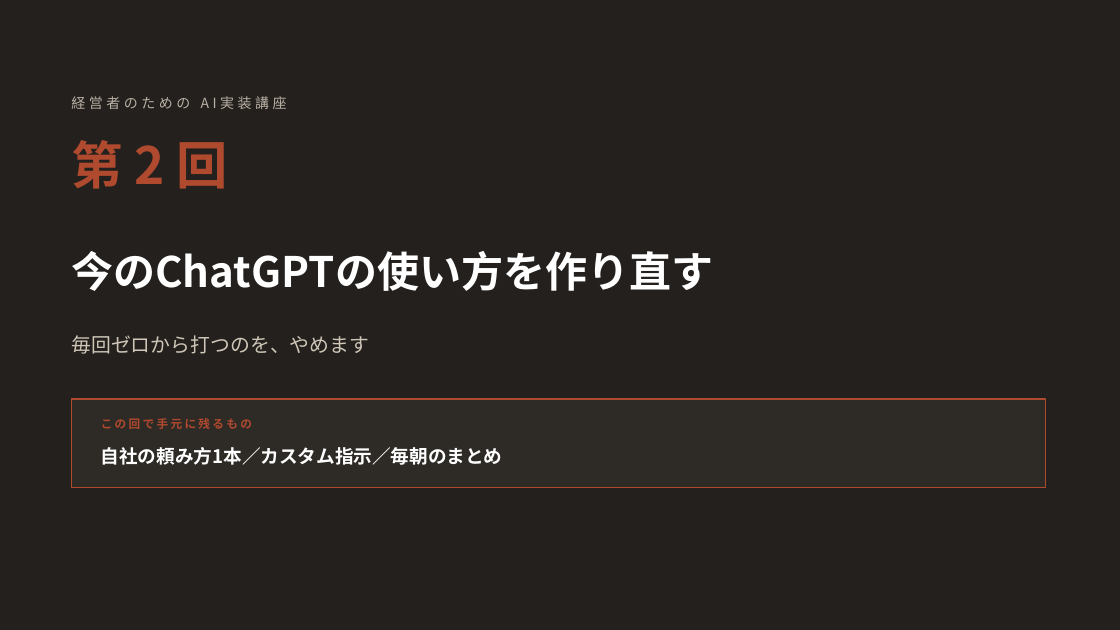
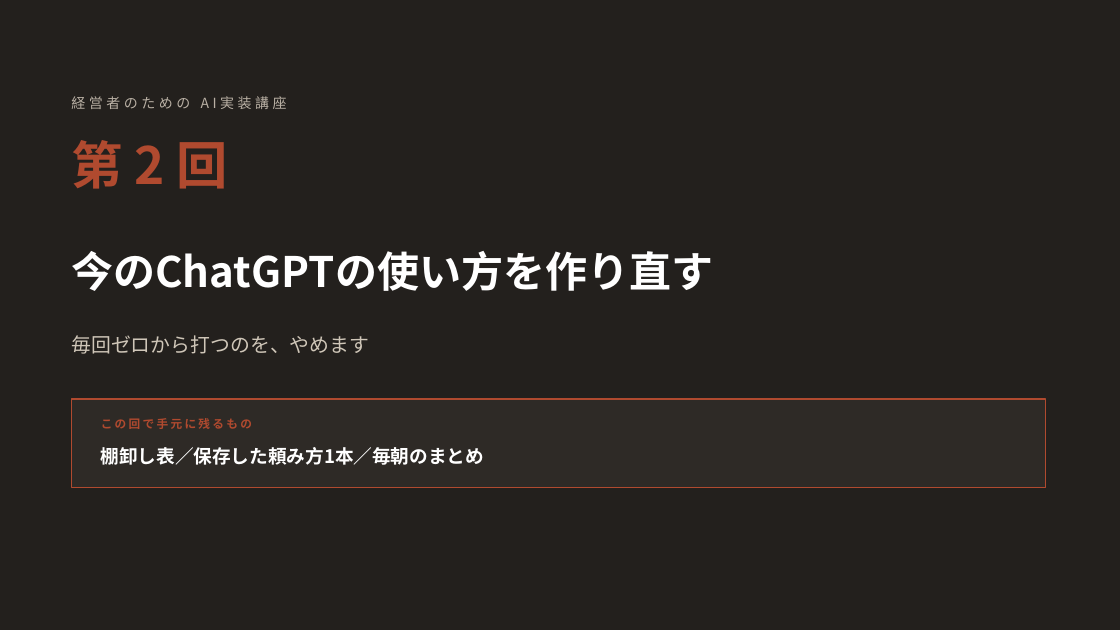
Before and after one commit to yusuke-aoki-bit/founders-ai-program, a slide deck: slide 1 of slides/pptx/第02回_今のChatGPTの使い方を作り直す.pptx. Drawn at 1120x630 pixels with LibreOffice and Linux fonts; fonts in the diff are those of the drawing. Boxes give left, top, right and bottom in pixels: in the first picture for what was removed or moved away, otherwise in the second. Text is boxed around its words. In the diff, an @@ line names an element or a change of style, - is before the commit and + after.

```diff
--- a/slides/pptx/第02回_今のChatGPTの使い方を作り直す.pptx
+++ b/slides/pptx/第02回_今のChatGPTの使い方を作り直す.pptx
@@ text at bbox=[101, 447, 484, 465]: text changed @@
-自社の頼み方1本／カスタム指示／毎朝のまとめ
+棚卸し表／保存した頼み方1本／毎朝のまとめ
```
Also in this commit, not shown: 6 other slides changed, 2 other files.
